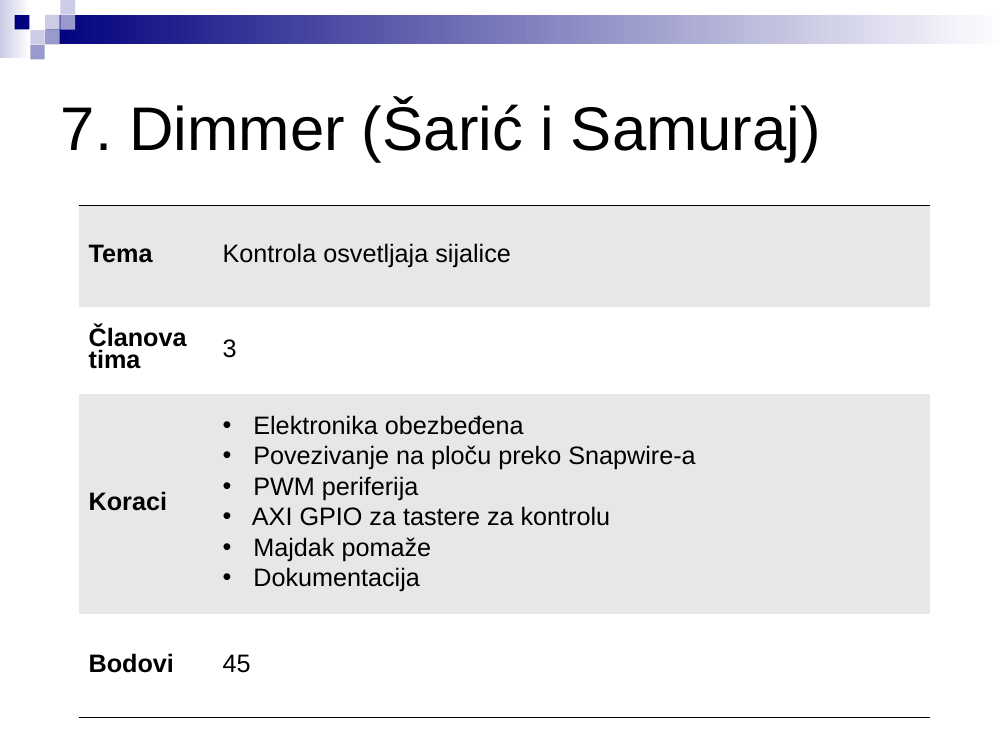
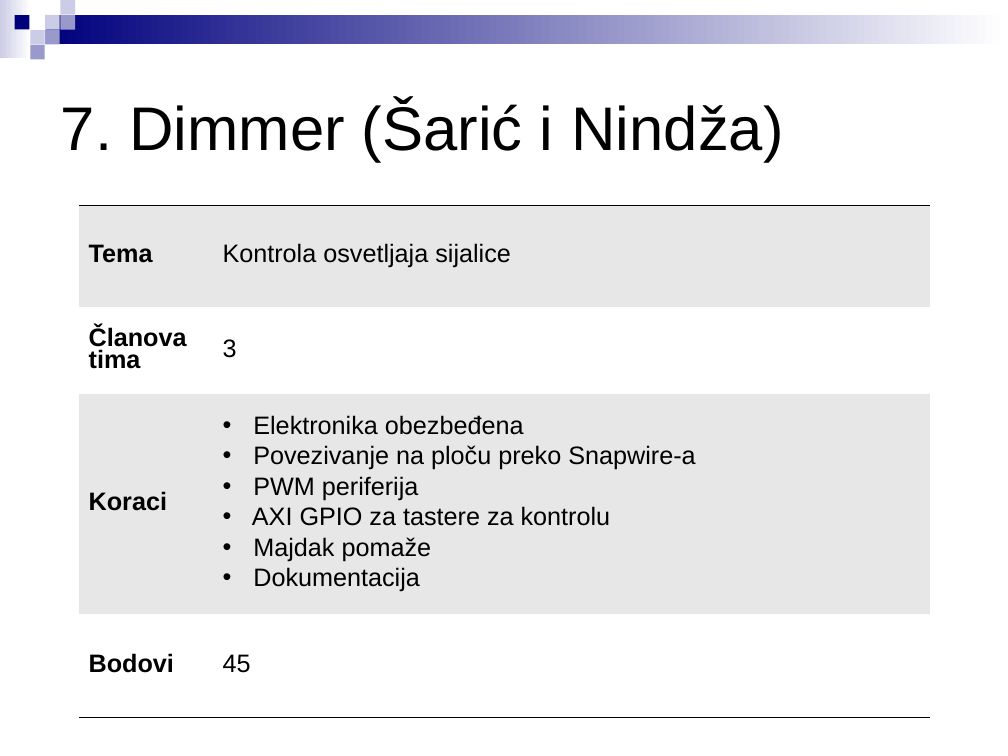
Before and after one commit to pedjasladek/projects_2017, a slide deck: slide 9 of LPRS2_projekti.ppt. Drawn at 1008x756 pixels with LibreOffice and Linux fonts; fonts in the diff are those of the drawing. Boxes give left, top, right and bottom in pixels: in the first picture for what was removed or moved away, otherwise in the second. Text is boxed around its words. In the diff, an @@ line names an element or a change of style, - is before the commit and + after.

```diff
--- a/LPRS2_projekti.ppt
+++ b/LPRS2_projekti.ppt
@@ text at [61, 101, 783, 162]: text changed @@
-7. Dimmer (Šarić i Samuraj)
+7. Dimmer (Šarić i Nindža)
```
Also in this commit, not shown: 1 slide added, 1 other file.
